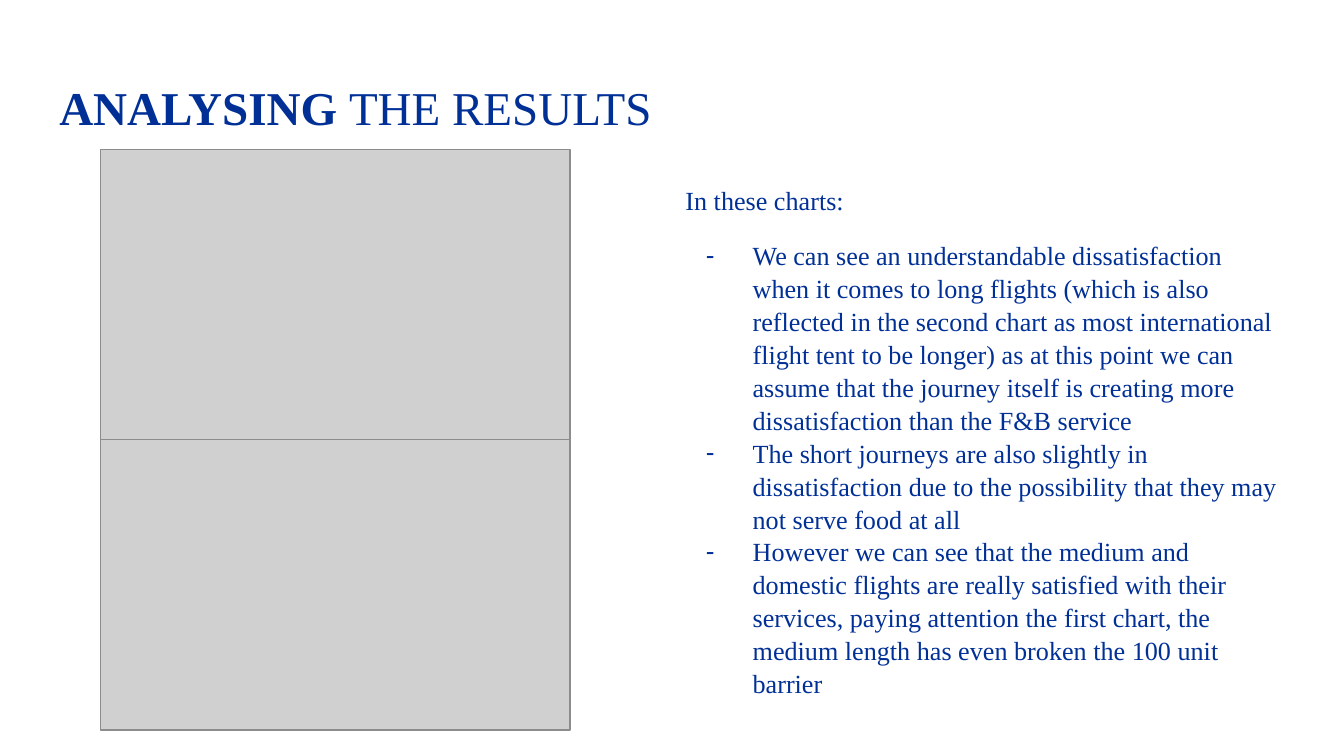
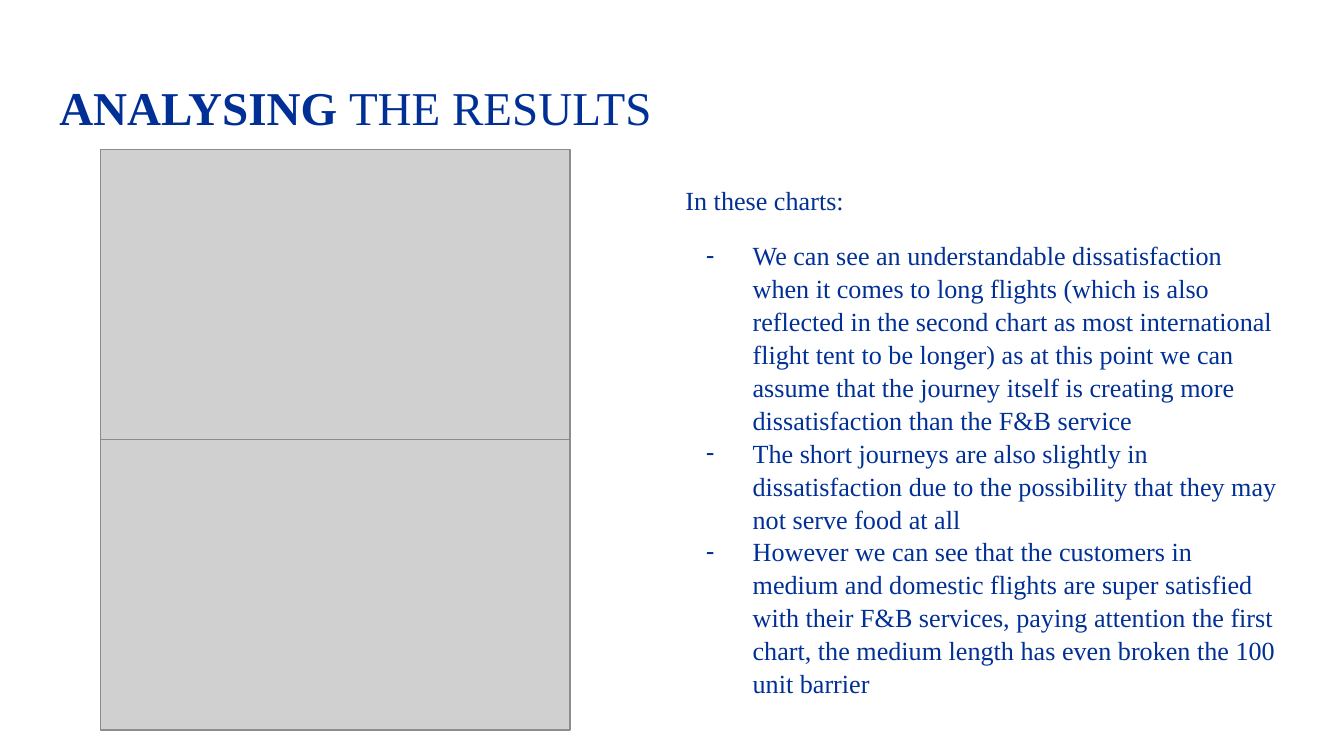
Before and after one commit to Gaurav7877/SkyHack_Hackathon, a slide deck: slide 12 of UA_Skyhack/2K20_MC_49_SkyHackPresentation.pptx. Drawn at 1344x756 pixels with LibreOffice and Linux fonts; fonts in the diff are those of the drawing; grey boxes stand for pictures. Boxes give left, top, right and bottom in pixels: in the first picture for what was removed or moved away, otherwise in the second. Text is boxed around its words. In the diff, an @@ line names an element or a change of style, - is before the commit and + after.

```diff
--- a/UA_Skyhack/2K20_MC_49_SkyHackPresentation.pptx
+++ b/UA_Skyhack/2K20_MC_49_SkyHackPresentation.pptx
@@ text at (753,543,1275,694): text changed @@
-– However we can see that the medium and domestic flights are really satisfied with their services, paying attention the first chart, the medium length has even broken the 100 unit barrier
+– However we can see that the customers in medium and domestic flights are super satisfied with their F&B services, paying attention the first chart, the medium length has even broken the 100 unit barrier
```
Also in this commit, not shown: 7 other slides changed, 1 slide added, 1 slide removed, 2 other files.
